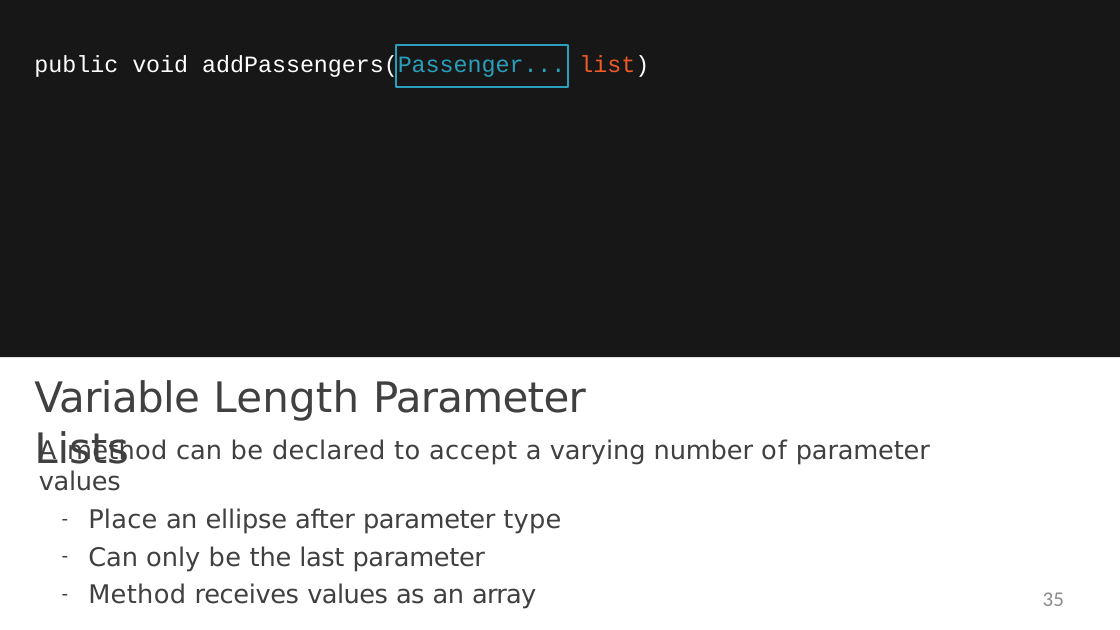
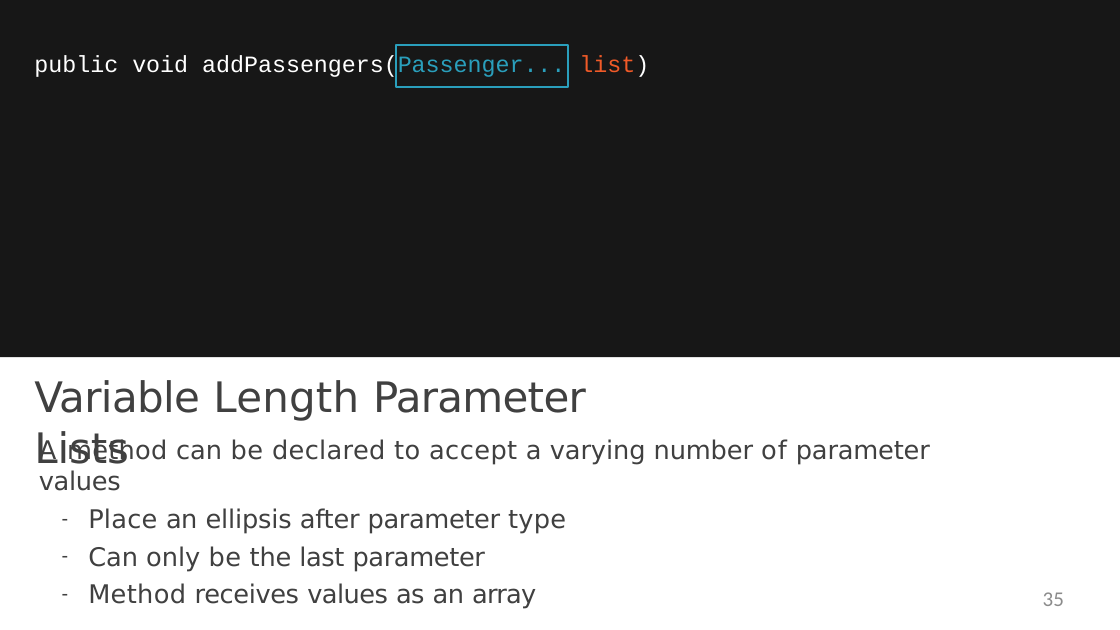
Before and after one commit to StevenJoseph19/Java, a slide deck: slide 35 of Day 3/Slides/5. A Closer Look at Methods/a-closer-look-at-methods-slides.pptx. Drawn at 1120x630 pixels with LibreOffice and Linux fonts; fonts in the diff are those of the drawing. Boxes give left, top, right and bottom in pixels: in the first picture for what was removed or moved away, otherwise in the second. Text is boxed around its words. In the diff, an @@ line names an element or a change of style, - is before the commit and + after.

```diff
--- a/Day 3/Slides/5. A Closer Look at Methods/a-closer-look-at-methods-slides.pptx
+++ b/Day 3/Slides/5. A Closer Look at Methods/a-closer-look-at-methods-slides.pptx
@@ text at [88,508,566,534]: text changed @@
-– Place an ellipse after parameter type
+– Place an ellipsis after parameter type
```
Also in this commit, not shown: 1 other slide changed, 4 other files.
